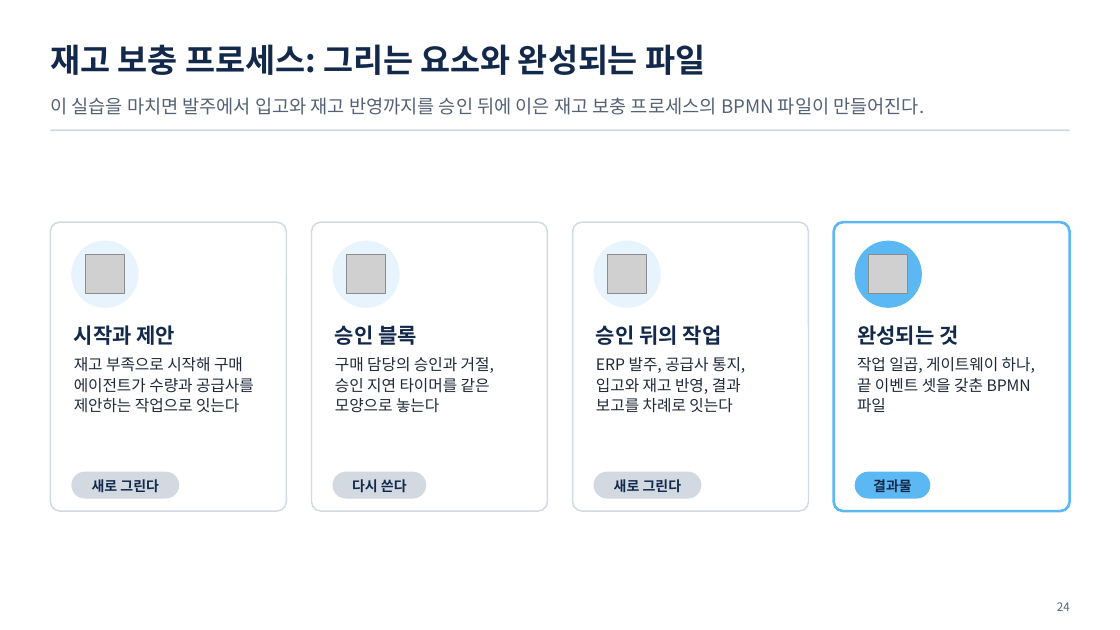
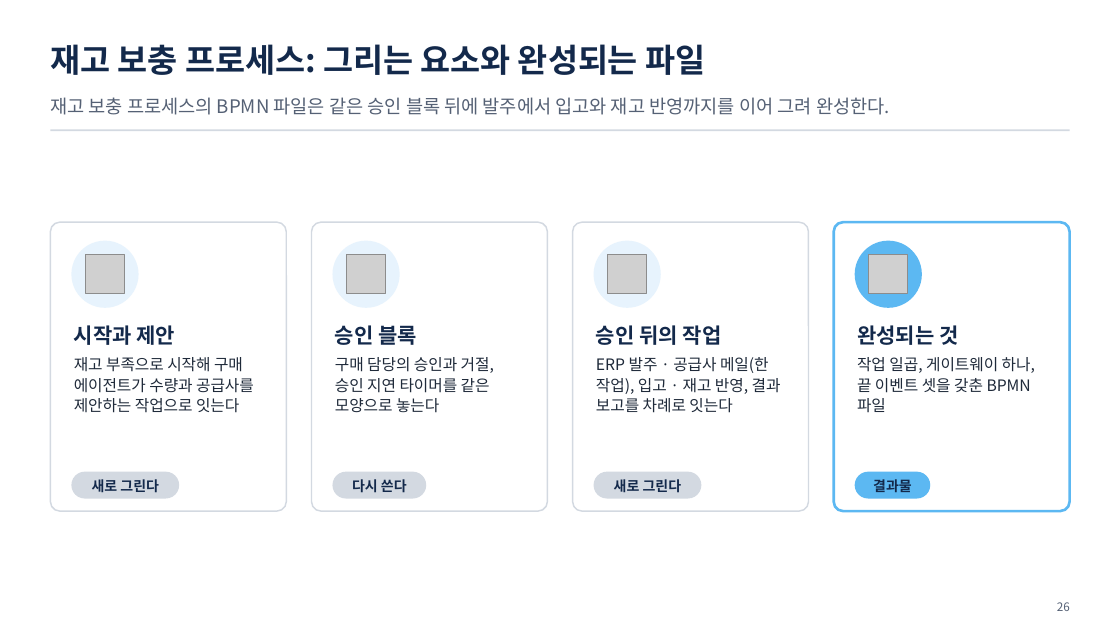
Before and after one commit to uengine-oss/hyd-iot-edu, a slide deck: slide 26 of docs/교재/실전반_오프라인/09회차/실전반_오프라인_09회차.pptx (slide 24 before the commit). Drawn at 1120x630 pixels with LibreOffice and Linux fonts; fonts in the diff are those of the drawing; grey boxes stand for pictures. Boxes give left, top, right and bottom in pixels: in the first picture for what was removed or moved away, otherwise in the second. Text is boxed around its words. In the diff, an @@ line names an element or a change of style, - is before the commit and + after.

```diff
--- a/docs/교재/실전반_오프라인/09회차/실전반_오프라인_09회차.pptx
+++ b/docs/교재/실전반_오프라인/09회차/실전반_오프라인_09회차.pptx
@@ text at bbox=[50, 97, 890, 115]: text changed @@
-이 실습을 마치면 발주에서 입고와 재고 반영까지를 승인 뒤에 이은 재고 보충 프로세스의 BPMN 파일이 만들어진다.
+재고 보충 프로세스의 BPMN 파일은 같은 승인 블록 뒤에 발주에서 입고와 재고 반영까지를 이어 그려 완성한다.
@@ text at bbox=[596, 357, 781, 413]: text changed @@
-ERP 발주, 공급사 통지, 입고와 재고 반영, 결과 보고를 차례로 잇는다
+ERP 발주 · 공급사 메일(한 작업), 입고 · 재고 반영, 결과 보고를 차례로 잇는다
@@ text at bbox=[1057, 602, 1070, 611]: text changed @@
-24
+26
```
Also in this commit, not shown: 29 other slides changed, 2 slides added, 2 slides removed, 32 other files.
